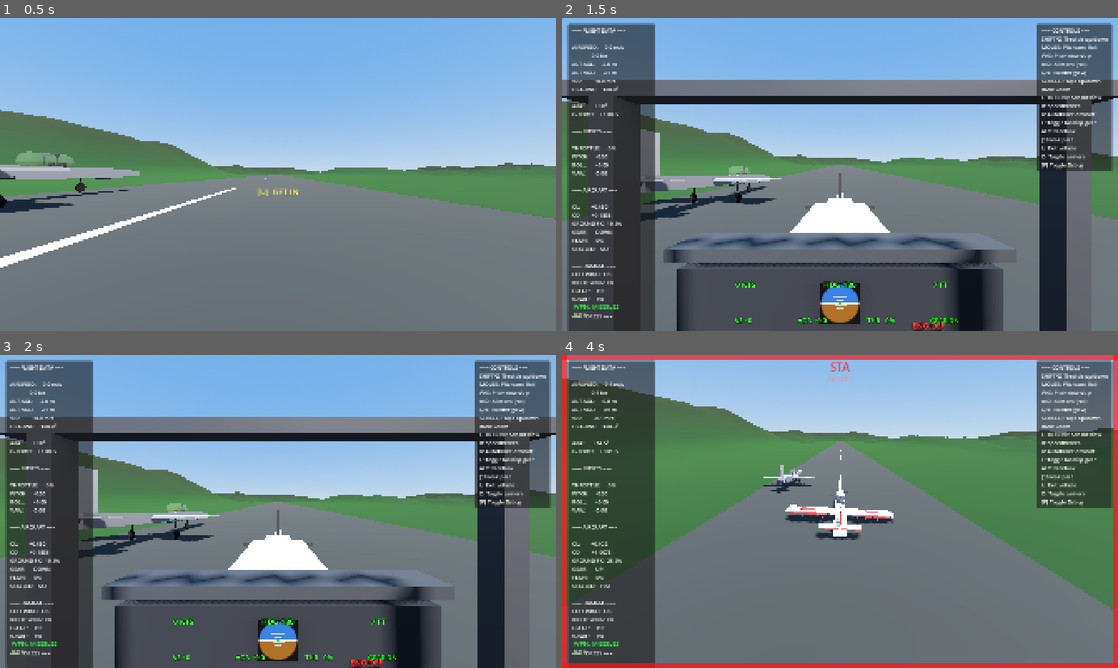
Above: before the commit, frames 1-4 (two rows, left to right).
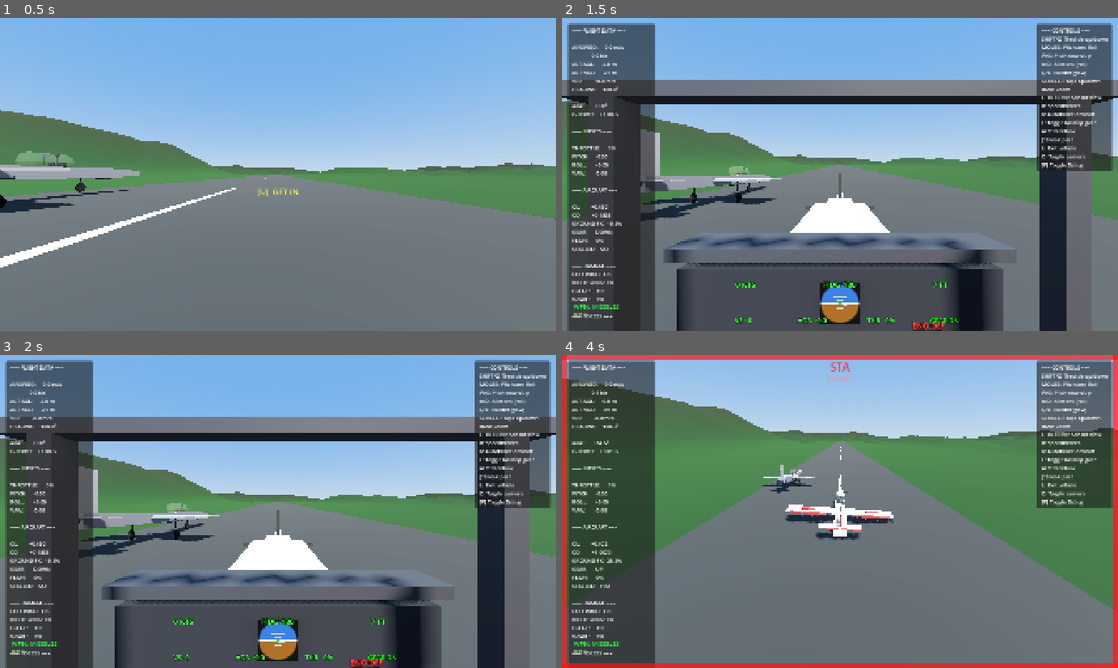
Above: after the commit, the same moments.

Repository: lmf-git/godotflight
Game: Godot game, scene res://scenes/main.tscn
Two runs of this game, one before a commit and one after it. Both use one fixed random seed, a clock stepped at 60 frames per second and the inputs below.
Inputs (mouse positions are in pixels of both pictures, inside the frame that each line leads up to):
- Up to frame 1 (0.5 s): no input
- Up to frame 2 (1.5 s): tap Enter at 0.5 s; move the mouse to (867, 174) at 0.52 s; hold U (interact) 0.53-1.28 s; hold W (collective_up) from 0.53 s (still down); click (867, 174) at 0.67 s; tap Space (jump) at 0.77, 1.07 s; move the mouse to (812, 174) at 1.27 s; tap Shift (sprint) at 1.35 s
- Up to frame 3 (2 s): keep holding W (collective_up); tap Space (jump) at 1.52, 1.82 s
- Up to frame 4 (4 s): keep holding W (collective_up); move the mouse to (851, 505) at 2.02 s; hold O (toggle_camera) 2.03-2.78 s; move the mouse to (834, 517) at 2.77 s; tap L (toggle_gear) at 2.85 s; click (834, 517) at 2.92 s; tap Space (jump) at 3.02, 3.32, 3.77 s; move the mouse to (878, 514) at 3.52 s; hold Alt from 3.53 s (still down)

Frame 1 is identical in both runs. In frame 2, less than 0.1% of the frame differs, in the area x 30-69%, y 50-100%; in frame 3, 0.1%, in the area x 5-69%, y 19-100%; in frame 4, 0.1%.

Commit message:
Enhance flight physics: implement cross-flow drag and aerodynamic rate damping for improved aircraft stability

Diff:
--- a/scenes/map_overlay.gd
+++ b/scenes/map_overlay.gd
@@ -373,7 +373,8 @@
 			continue
 		var wx: float = _objective_markers[i].x
 		var wz: float = _objective_markers[i].y
-		node.global_position = Vector3(wx - world_off.x, 0.0, wz - world_off.z)
+		var wy: float = _sample_height(wx, wz)
+		node.global_position = Vector3(wx - world_off.x, wy, wz - world_off.z)
 
 
 # --- Inner class for map objective overlay ---
--- a/scenes/vehicles/fixed_wing.gd
+++ b/scenes/vehicles/fixed_wing.gd
@@ -513,13 +513,17 @@
 		var yaw_torque: Vector3 = up * rudder_input * rudder_authority * control_effectiveness
 		apply_torque(yaw_torque)
 
-	# === SIDESLIP SIDE FORCE ===
-	# Yaw creates sideslip, sideslip creates lateral force that curves flight path
-	var local_vel := get_local_velocity()
-	if airspeed > 5.0:
-		var sideslip := atan2(local_vel.x, -local_vel.z)
-		var side_force := -right * sideslip * dynamic_pressure * wing_area * 0.15
-		apply_central_force(side_force)
+	# === CROSS-FLOW DRAG ===
+	# Fuselage side area is 10-15× larger than frontal area, so velocity components
+	# perpendicular to the nose suffer far more drag than forward motion.
+	# This keeps the velocity vector locked to where the aircraft is pointing.
+	if airspeed > 1.0:
+		var v_along := linear_velocity.dot(forward)
+		var v_cross := linear_velocity - forward * v_along
+		var cross_speed := v_cross.length()
+		if cross_speed > 0.1:
+			var cross_q := 0.5 * AIR_DENSITY * cross_speed * cross_speed
+			apply_central_force(-v_cross.normalized() * cross_q * 15.0)
 
 	# === MANEUVERING DRAG ===
 	# Turning/rotating through the air bleeds speed (induced drag already covers most of this)
@@ -528,6 +532,14 @@
 		var maneuver_drag := angular_speed_sq * dynamic_pressure * wing_area * 0.006
 		apply_central_force(-linear_velocity.normalized() * maneuver_drag)
 
+	# === AERODYNAMIC RATE DAMPING ===
+	# Tail surfaces resist angular rates proportional to airspeed.
+	# Prevents indefinite yaw/pitch accumulation and speeds up recovery on release.
+	var aero_damp: float = clampf(airspeed / 30.0, 0.0, 1.5)
+	apply_torque(-up      * angular_velocity.dot(up)      * mass * 4.0 * aero_damp)
+	apply_torque(-right   * angular_velocity.dot(right)   * mass * 2.5 * aero_damp)
+	apply_torque(-forward * angular_velocity.dot(forward) * mass * 0.8 * aero_damp)
+
 	# === GROUND FORCES ===
 	_apply_ground_forces(delta)
 
@@ -572,12 +584,11 @@
 	var vtail_factor: float = 1.0 if has_vertical_tail else 0.2
 	var htail_factor: float = 1.0 if has_horizontal_tail else 0.2
 
-	# Weathervane stability — suppressed only while rudder is actively pressed
+	# Weathervane stability — always active; rudder fights against it (realistic)
 	var local_vel: Vector3 = get_local_velocity()
 	if local_vel.length() > 5.0:
 		var sideslip: float = atan2(local_vel.x, -local_vel.z)
-		var yaw_scale := clampf(1.0 - absf(rudder_input) / 0.15, 0.0, 1.0)
-		apply_torque(-up * sideslip * yaw_stability * mass * yaw_scale * vtail_factor)
+		apply_torque(-up * sideslip * yaw_stability * mass * vtail_factor)
 
 	# Pitch stability — only when near-level and controls centred
 	var forward_horizontal: Vector3 = Vector3(forward.x, 0, forward.z).normalized()
--- a/scenes/vehicles/jet.gd
+++ b/scenes/vehicles/jet.gd
@@ -477,18 +477,31 @@
 		var yaw_torque: Vector3 = up * rudder_input * rudder_authority * control_effectiveness
 		apply_torque(yaw_torque)
 
-	# === SIDESLIP SIDE FORCE ===
-	var local_vel := get_local_velocity()
-	if airspeed > 5.0:
-		var sideslip := atan2(local_vel.x, -local_vel.z)
-		var side_force := -right * sideslip * dynamic_pressure * wing_area * 0.15
-		apply_central_force(side_force)
+	# === CROSS-FLOW DRAG ===
+	# Fuselage side area is 10-15× larger than frontal area, so velocity components
+	# perpendicular to the nose suffer far more drag than forward motion.
+	# This keeps the velocity vector locked to where the aircraft is pointing.
+	if airspeed > 1.0:
+		var v_along := linear_velocity.dot(forward)
+		var v_cross := linear_velocity - forward * v_along
+		var cross_speed := v_cross.length()
+		if cross_speed > 0.1:
+			var cross_q := 0.5 * AIR_DENSITY * cross_speed * cross_speed
+			apply_central_force(-v_cross.normalized() * cross_q * 15.0)
 
 	# === MANEUVERING DRAG ===
 	var angular_speed_sq := angular_velocity.length_squared()
 	if angular_speed_sq > 0.01 and airspeed > 5.0:
 		var maneuver_drag := angular_speed_sq * dynamic_pressure * wing_area * 0.006
 		apply_central_force(-linear_velocity.normalized() * maneuver_drag)
+
+	# === AERODYNAMIC RATE DAMPING ===
+	# Tail surfaces resist angular rates proportional to airspeed.
+	# Prevents indefinite yaw/pitch accumulation and speeds up recovery on release.
+	var aero_damp: float = clampf(airspeed / 30.0, 0.0, 1.5)
+	apply_torque(-up      * angular_velocity.dot(up)      * mass * 4.0 * aero_damp)
+	apply_torque(-right   * angular_velocity.dot(right)   * mass * 2.5 * aero_damp)
+	apply_torque(-forward * angular_velocity.dot(forward) * mass * 0.8 * aero_damp)
 
 	# === GROUND FORCES ===
 	_apply_ground_forces(delta)
@@ -528,12 +541,11 @@
 	var vtail_factor: float = 1.0 if has_vertical_tail else 0.2
 	var htail_factor: float = 1.0 if has_horizontal_tail else 0.2
 
-	# Weathervane stability — suppressed only while rudder is actively pressed
+	# Weathervane stability — always active; rudder fights against it (realistic)
 	var local_vel: Vector3 = get_local_velocity()
 	if local_vel.length() > 5.0:
 		var sideslip: float = atan2(local_vel.x, -local_vel.z)
-		var yaw_scale := clampf(1.0 - absf(rudder_input) / 0.15, 0.0, 1.0)
-		apply_torque(-up * sideslip * yaw_stability * mass * yaw_scale * vtail_factor)
+		apply_torque(-up * sideslip * yaw_stability * mass * vtail_factor)
 
 	var forward_horizontal: Vector3 = Vector3(forward.x, 0, forward.z).normalized()
 	var pitch_angle: float = forward.angle_to(forward_horizontal) if forward_horizontal.length() > 0.01 else 0.0
